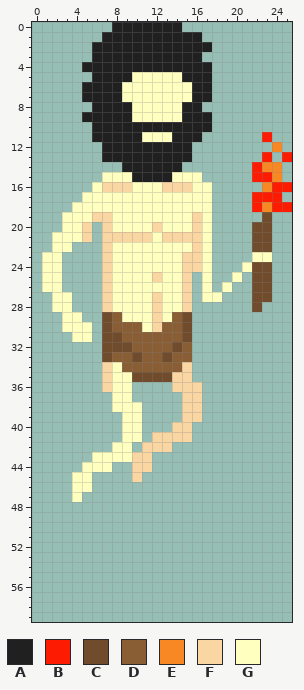
Pixel-art sprite -- sprites/images/spr_player_jump_1_1.png. The picture above was drawn from the file before the commit.
The file is 26x60 pixels.
Palette (. is transparent): A #202020  B #fd1c02  C #704b2c  D #8a5e35  E #f88823  F #f9d6a2  G #ffffc0
Pixels before, first column x 1:
 0 .......AAAAAAA...........
 1 ......AAAAAAAAAA.........
 2 .....AAAAAAAAAAAA........
 3 .....AAAAAAAAAAA.........
 4 ....AAAAAAAAAAAAA........
 5 .....AAAAGGGGGAAA........
 6 ....AAAAGGGGGGGAA........
 7 ....AAAAGGGGGGGAA........
 8 .....AAAAGGGGGAA.........
 9 ....AAAAAGGGGGAAA........
10 .....AAAAAAAAAAAA........
11 .....AAAAAGGGAAA......B..
12 ......AAAAAAAAA........E.
13 ......AAAAAAAAA.......B.B
14 ........AAAAAA.......BEE.
15 ......GGGAAAAGGG.....BBE.
16 .....GFFFGGGFFFGG.....EBB
17 ....GGGGGGGGGGGGG....BBB.
18 ...GGGGGGGGGGGGGG....BEBB
19 ..GGGFFGGGGGGGGFG.....C..
20 ..GGF.FGGGGFGGGFG....CC..
21 .GGGF.FFFFFGFFFFG....CC..
22 .GG...FGGGGGGGGFG....CC..
23 GG....FGGGGGGGFFG....GG..
24 GG....FGGGGGGGFFG...GCC..
25 GG....FGGGGFGGF.G..G.CC..
26 GG....FGGGGGGGF.G.G..CC..
27 .GG...FGGGGFGGF.GG...CC..
28 .GG...FGGGGFGGF......C...
29 ..GG..CDGGGFGDC..........
30 ..GGG.CDDDGFDDC..........
31 ...GG.CCDDDDDDC..........
32 ......CCCDDDDCD..........
33 ......CDDCDDCDD..........
34 ......FGDDDDDDF..........
35 ......FGGCCCCFF..........
36 ......FGG....FFF.........
37 .......GG.....FF.........
38 .......GGG....FF.........
39 ........GG....FF.........
40 ........GG...FF..........
41 ........GG.FFFF..........
42 .......GG.FFF............
43 .....GGGGFF..............
44 ....GGG..FF..............
45 ...GG....F...............
46 ...GG....................
47 ...G.....................
Once edited:
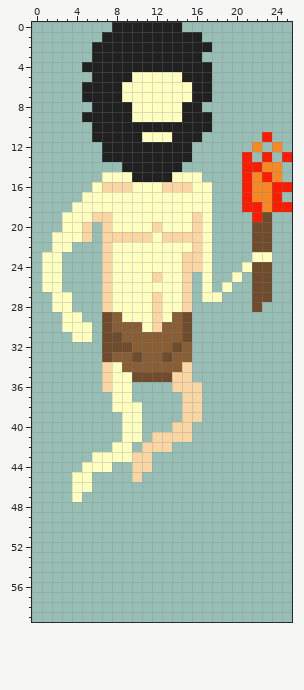
Diff:
y 12: x 22 . -> E
y 13..14: x 21 . -> B
y 15: x 21..22 .B -> BE
y 16: x 21..22 .. -> BE
y 17: x 21..23 .BB -> BEE
y 18: x 21 . -> B
y 19: x 22 . -> B
